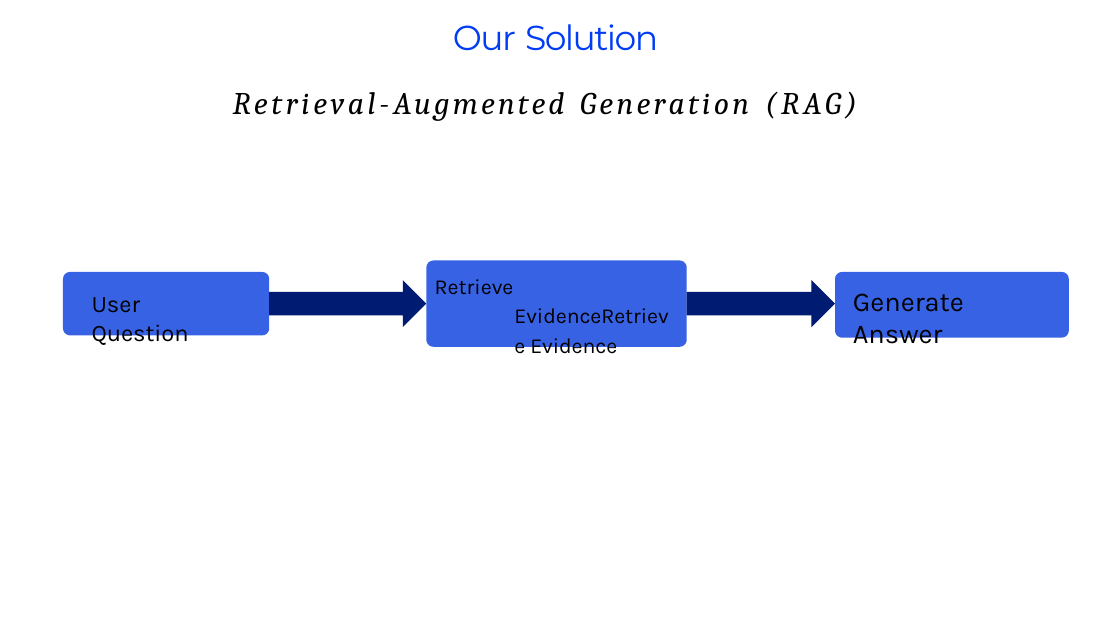
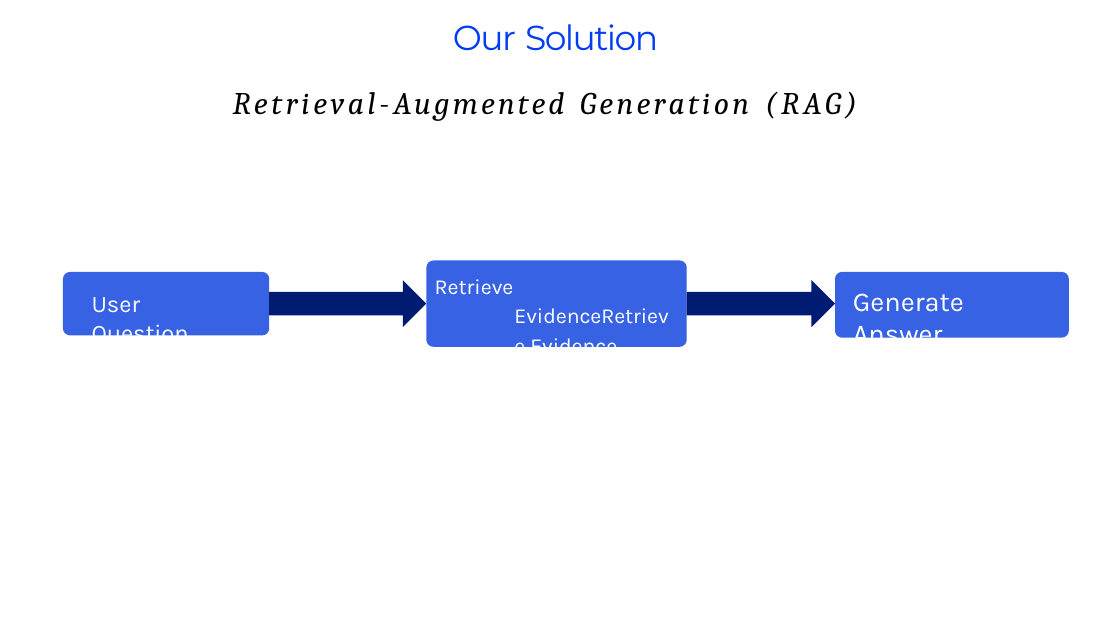
Before and after one commit to AbdelrahmanMatrix/Healthcare-RAG-Powered-Medical-QA-Assistant, a slide deck: slide 3 of docs/Healthcare RAG-Powered presentation.pptx. Drawn at 1120x630 pixels with LibreOffice and Linux fonts; fonts in the diff are those of the drawing. Boxes give left, top, right and bottom in pixels: in the first picture for what was removed or moved away, otherwise in the second. Text is boxed around its words. In the diff, an @@ line names an element or a change of style, - is before the commit and + after.

```diff
--- a/docs/Healthcare RAG-Powered presentation.pptx
+++ b/docs/Healthcare RAG-Powered presentation.pptx
@@ text colour #000000 to #FFFFFF in 3 elements at (92,297,189,347), (853,293,964,350), (435,279,617,347) @@
```
Also in this commit, not shown: 5 other slides changed, 1 other file.
